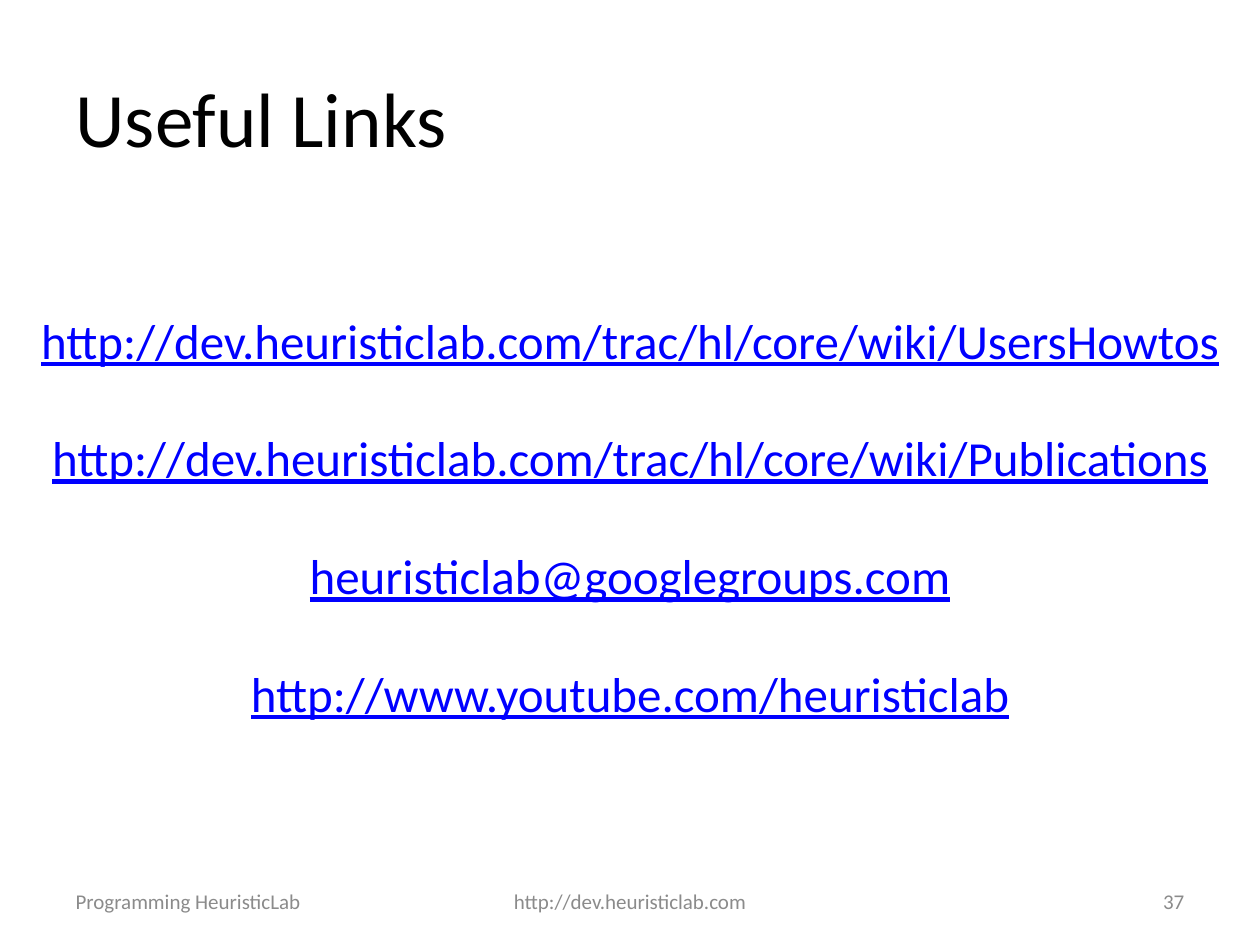
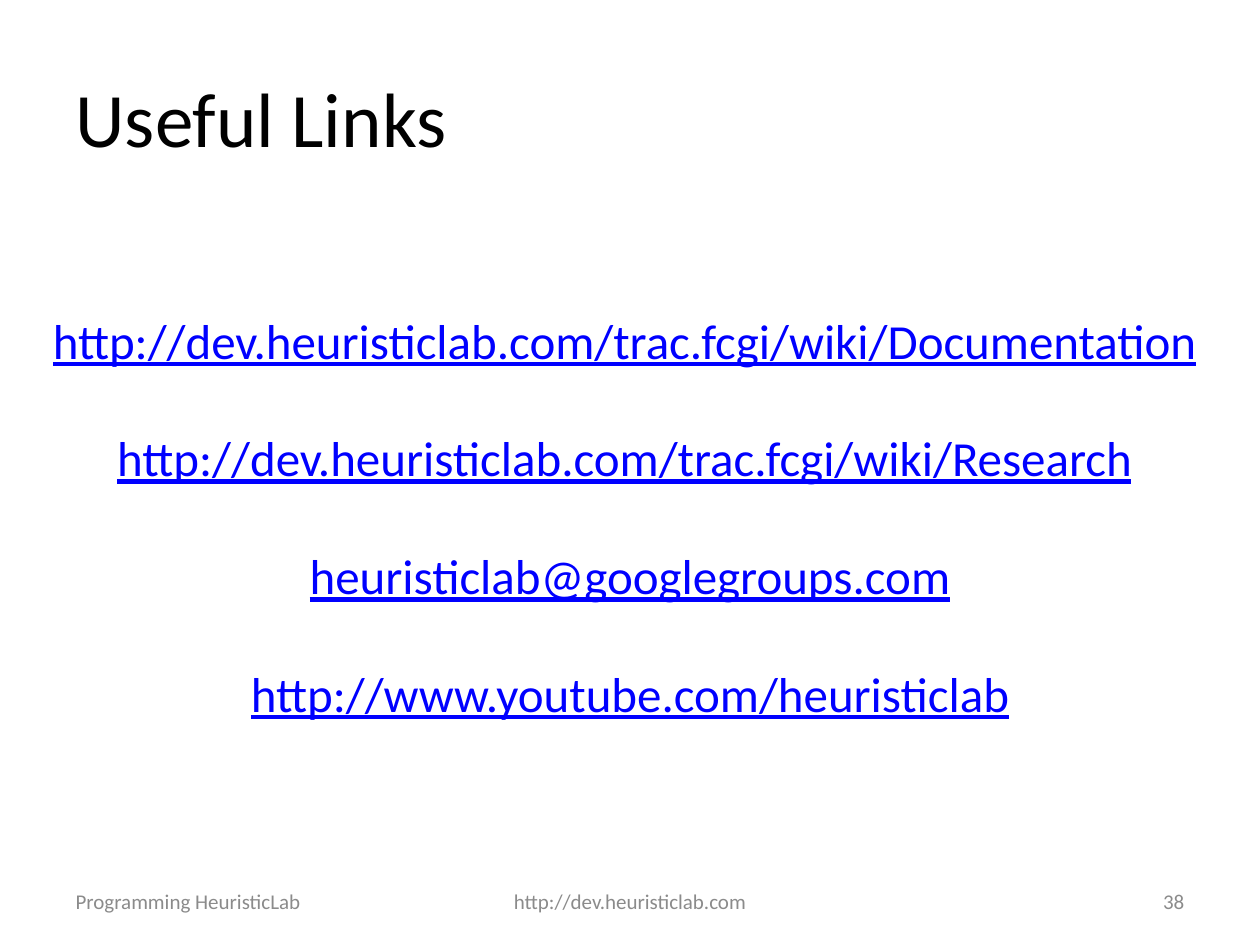
Before and after one commit to heal-research/HeuristicLab, a slide deck: slide 38 of documentation/Tutorials/Programming HeuristicLab - Algorithms and Problems.pptx (slide 37 before the commit). Drawn at 1260x945 pixels with LibreOffice and Linux fonts; fonts in the diff are those of the drawing; background and template pictures are left out. Boxes give left, top, right and bottom in pixels: in the first picture for what was removed or moved away, otherwise in the second. Text is boxed around its words. In the diff, an @@ line names an element or a change of style, - is before the commit and + after.

```diff
--- a/documentation/Tutorials/Programming HeuristicLab - Algorithms and Problems.pptx
+++ b/documentation/Tutorials/Programming HeuristicLab - Algorithms and Problems.pptx
@@ text at (x1=53, y1=325, x2=1196, y2=485): text changed @@
-http://dev.heuristiclab.com/trac/hl/core/wiki/UsersHowtos
-http://dev.heuristiclab.com/trac/hl/core/wiki/Publications
+http://dev.heuristiclab.com/trac.fcgi/wiki/Documentation
+http://dev.heuristiclab.com/trac.fcgi/wiki/Research
@@ page number at (x1=1163, y1=895, x2=1184, y2=909): text changed @@
-37
+38
```
Also in this commit, not shown: 24 other slides changed, 1 slide added, 3 other files.
